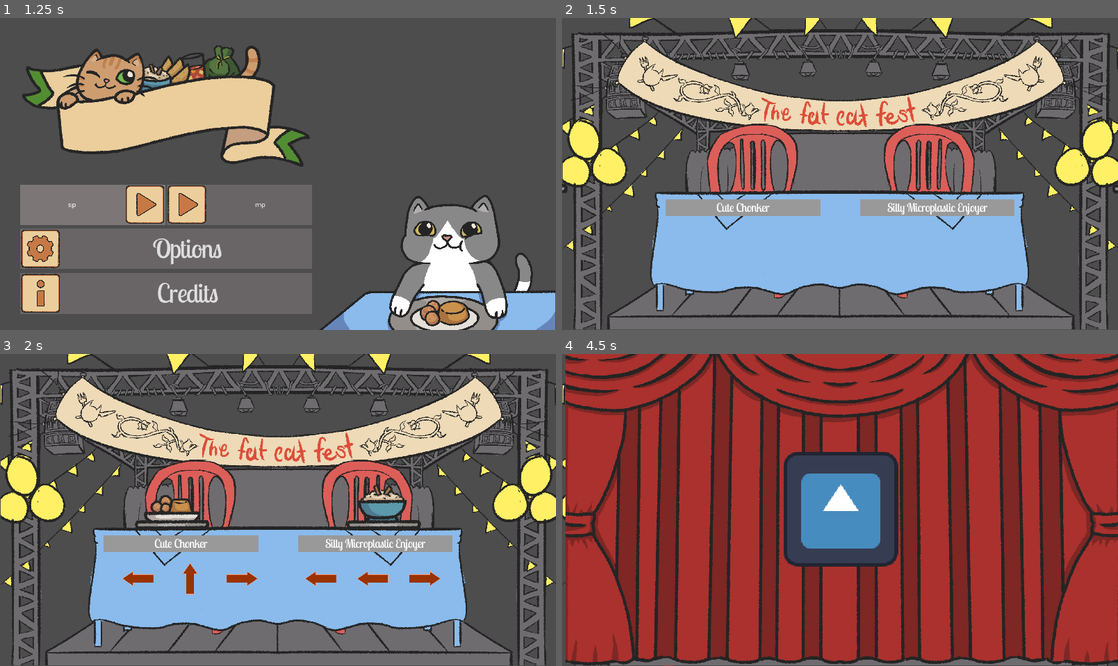
Above: before the commit, frames 1-4 (two rows, left to right).
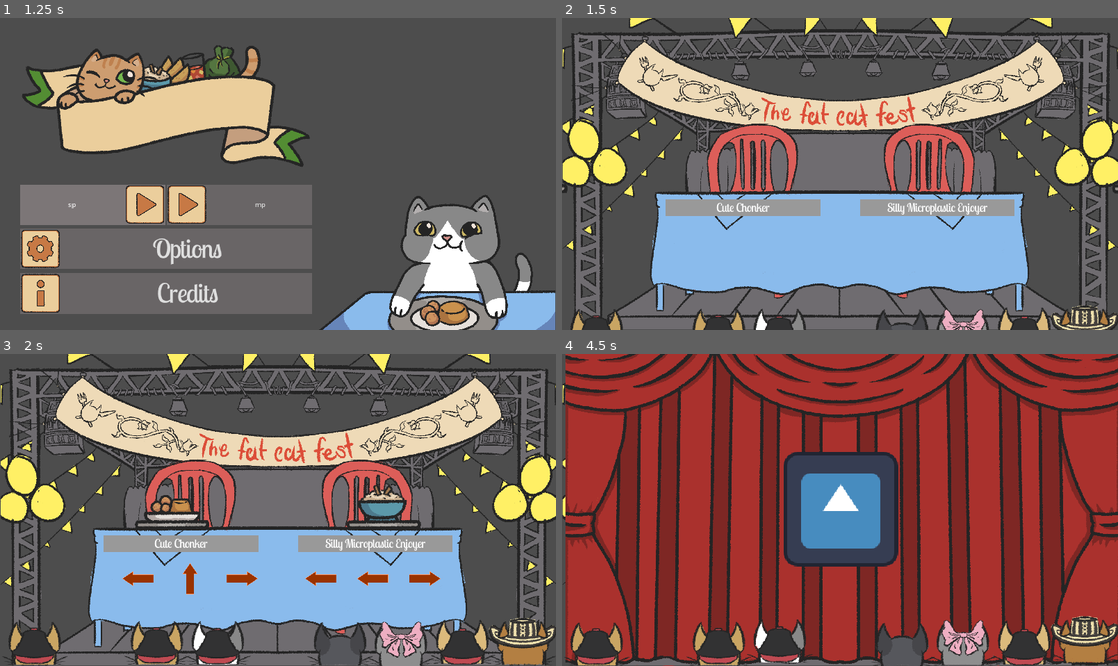
Above: after the commit, the same moments.

Repository: soetgdeznsgk/GGJ24---Fat-Cat-Fest
Game: Godot game, scene res://Escenas/Menus/menu_principal.tscn
The game is run twice, just before and just after one commit, with the same random seed, the same clock (stepped at 60 frames per second) and the same inputs. The engine's default icon, where the game draws it, is replaced by a stand-in: a white triangle on a blue panel in a dark square.
Inputs (mouse positions are in pixels of both pictures, inside the frame that each line leads up to):
- Up to frame 1 (1.25 s): click "Play" at 0.5 s
- Up to frame 2 (1.5 s): click "sp" at 1.25 s
- Up to frame 3 (2 s): no input
- Up to frame 4 (4.5 s): tap Enter (ui_accept) at 2, 2.27, 3.02, 4.25 s; move the mouse to (962, 494) at 2.02 s; hold Right (DerechaPj1) 2.03-2.78 s; tap S (AbajoPj2) at 2.1 s; click (962, 494) at 2.17 s; move the mouse to (728, 525) at 2.77 s; hold Down (AbajoPj1) 2.78-3.53 s; tap W (ArribaPj2) at 2.85 s; move the mouse to (895, 441) at 3.52 s; hold Right (DerechaPj1) 3.53-4.28 s; tap D (DerechaPj2) at 3.6 s; move the mouse to (812, 572) at 4.27 s; hold Up (ArribaPj1) from 4.28 s (still down); tap A (IzquierdaPj2) at 4.35 s; click (812, 572) at 4.42 s

Frame 1 is identical in both runs. In frame 2, 2.8% of the frame differs, in the area x 1-100%, y 91-100%; in frame 3, 6.7%; in frame 4, 7.1%, in the area x 0-100%, y 83-100%.

Commit message:
posicionamiento del publico

Diff:
--- a/Escenas/Maingame/Maingame.tscn
+++ b/Escenas/Maingame/Maingame.tscn
@@ -8,6 +8,7 @@
 [ext_resource type="Texture2D" uid="uid://cpifiwycfnlxs" path="res://Sprites/Fondos/mesa.png" id="4_nod1o"]
 [ext_resource type="Script" path="res://Escenas/Maingame/Camera2D.gd" id="5_864na"]
 [ext_resource type="PackedScene" uid="uid://bcrmlxmuoakqy" path="res://Escenas/Maingame/comidas.tscn" id="5_on172"]
+[ext_resource type="PackedScene" uid="uid://cp85xfjdi08u2" path="res://Escenas/Maingame/Publico/GatosPublico.tscn" id="8_5t0gr"]
 [ext_resource type="Texture2D" uid="uid://dvijscjapkitb" path="res://Sprites/Fondos/deco.png" id="9_q0gs3"]
 [ext_resource type="FontFile" uid="uid://cs81puvnc10pp" path="res://Escenas/Menus/Fonts/LobsterTwo-Regular.ttf" id="10_jnr23"]
 [ext_resource type="Script" path="res://Escenas/Maingame/NamePlayer1.gd" id="11_ecigq"]
@@ -59,6 +60,10 @@
 [node name="QuickTimeEvent" parent="." instance=ExtResource("3_fvsyg")]
 metadata/_edit_lock_ = true
 
+[node name="GatosPublico" parent="." instance=ExtResource("8_5t0gr")]
+z_index = 10
+z_as_relative = false
+
 [node name="Camera2D" type="Camera2D" parent="."]
 position = Vector2(681, 386)
 process_callback = 0
--- a/Logica/comidas.gd
+++ b/Logica/comidas.gd
@@ -29,7 +29,6 @@
 func pausarProcesos():
 	recetaActualJugador1.visible = false
 	recetaActualJugador2.visible = false
-
 
 func reanudarProcesos(_ganador):
 	await get_tree().create_timer(3).timeout
Not shown: 1 places in Escenas/Maingame/Maingame.tscn that only renumber resources
